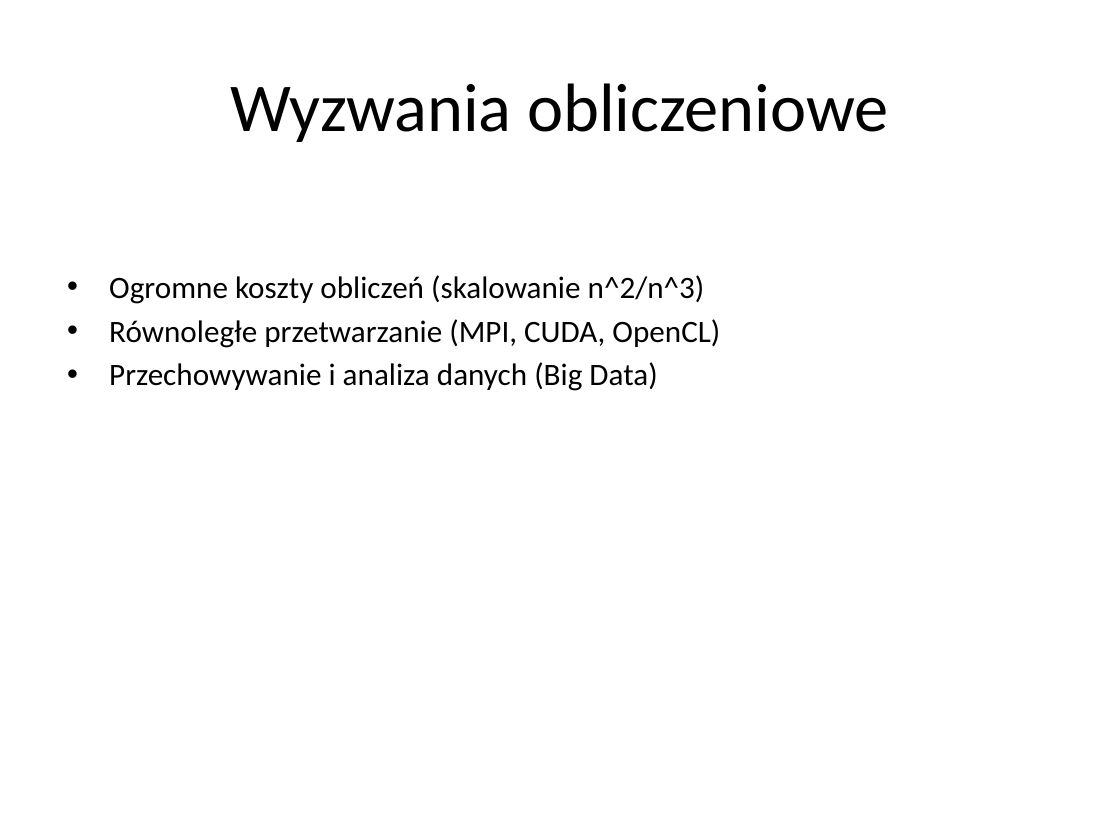
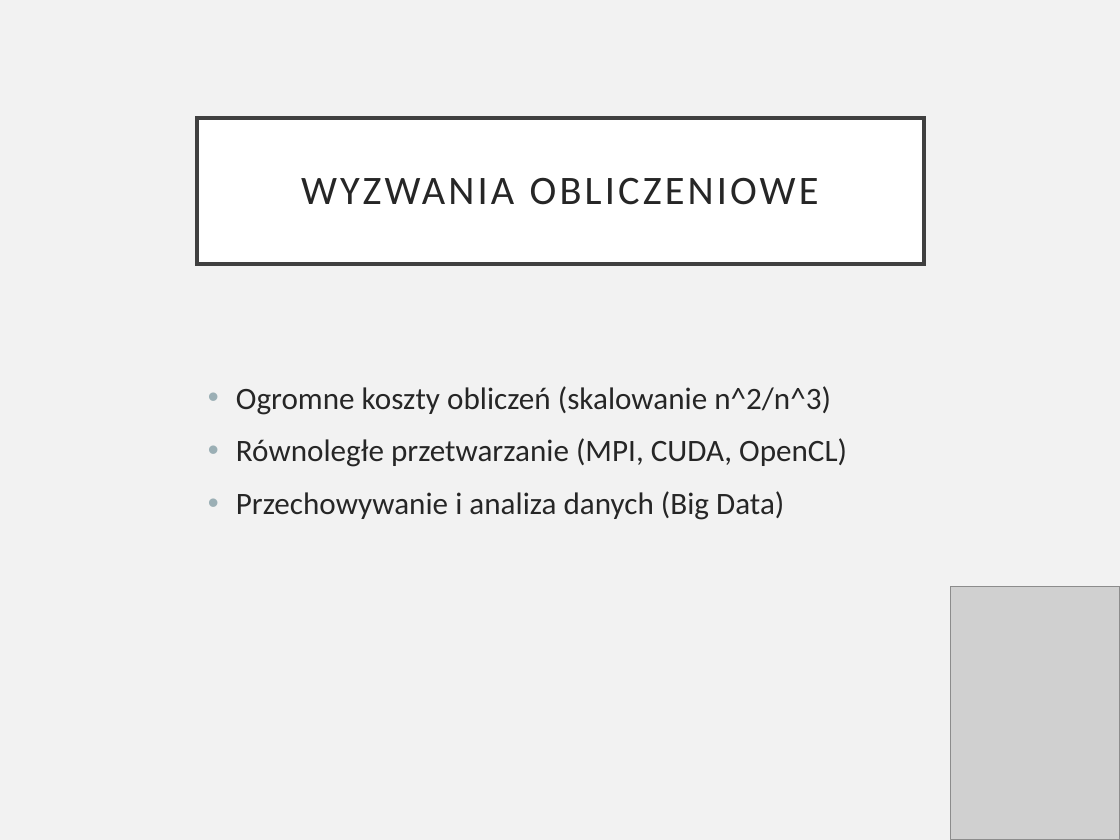
Before and after one commit to ProhunterPL/live2.0, a slide deck: slide 6 of docs/wniosek/pg współpraca live2.0/Live2.0_PG_prezentacja.pptx. Drawn at 1120x840 pixels with LibreOffice and Linux fonts; fonts in the diff are those of the drawing; grey boxes stand for pictures. Boxes give left, top, right and bottom in pixels: in the first picture for what was removed or moved away, otherwise in the second. Text is boxed around its words. In the diff, an @@ line names an element or a change of style, - is before the commit and + after.

```diff
--- a/docs/wniosek/pg współpraca live2.0/Live2.0_PG_prezentacja.pptx
+++ b/docs/wniosek/pg współpraca live2.0/Live2.0_PG_prezentacja.pptx
@@ background #FFFFFF to #F2F2F2 @@
@@ title "WYZWANIA OBLICZENIOWE": place and size @@
-title "WYZWANIA OBLICZENIOWE" at (230, 83, 889, 142)
+title "WYZWANIA OBLICZENIOWE" at (197, 118, 924, 263)
@@ title "WYZWANIA OBLICZENIOWE" at (197, 118, 924, 263): fill none to #FFFFFF; outline none to #404040 2.5 pt @@
@@ title at (301, 177, 819, 205): text changed; size 44 to 26 pt; text colour #000000 to #262626 @@
-Wyzwania obliczeniowe
+WYZWANIA OBLICZENIOWE
@@ text "Ogromne koszty obliczeń (skalowanie n^2/n^3)": place and size @@
-text "Ogromne koszty obliczeń (skalowanie n^2/n^3)" at (109, 275, 720, 391)
+text "Ogromne koszty obliczeń (skalowanie n^2/n^3)" at (236, 386, 847, 520)
@@ text "Ogromne koszty obliczeń (skalowanie n^2/n^3)" at (236, 386, 847, 520): text colour #000000 to #262626; indent changed; more space between paragraphs @@
@@ picture added at (951, 587, 1120, 840) @@
```
Also in this commit, not shown: 10 other slides changed.
